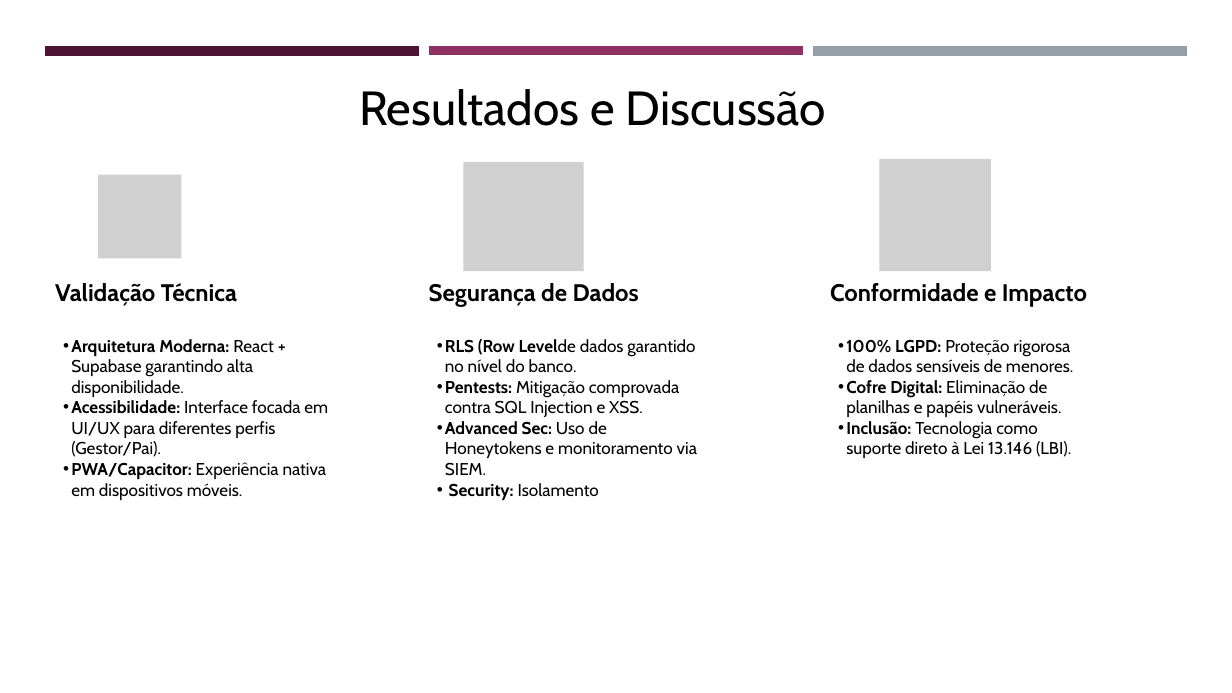
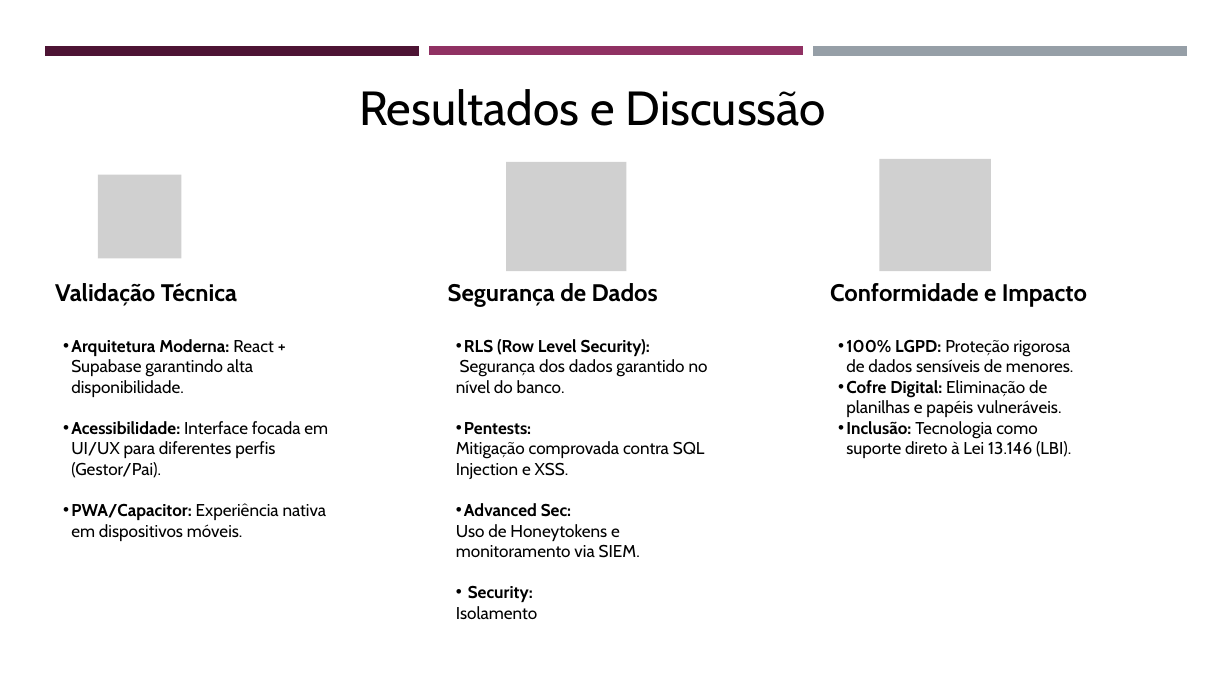
Before and after one commit to z12guilherme/gestao_atipicos, a slide deck: slide 14 of tcc/TCC - Slides.pptx. Drawn at 1232x693 pixels with LibreOffice and Linux fonts; fonts in the diff are those of the drawing; grey boxes stand for pictures. Boxes give left, top, right and bottom in pixels: in the first picture for what was removed or moved away, otherwise in the second. Text is boxed around its words. In the diff, an @@ line names an element or a change of style, - is before the commit and + after.

Commit message:
Alterando SLIDES

```diff
--- a/tcc/TCC - Slides.pptx
+++ b/tcc/TCC - Slides.pptx
@@ picture: place and size @@
-picture at box(463, 162, 583, 271)
+picture at box(506, 162, 626, 271)
@@ text "Validação Técnica" rewrapped from box(55, 283, 328, 500) to box(55, 283, 328, 541) @@
@@ text "Segurança de Dados": place and size @@
-text "Segurança de Dados" at box(429, 283, 697, 476)
+text "Segurança de Dados" at box(448, 283, 708, 620)
@@ text at box(456, 339, 708, 620): text changed @@
-  • RLS (Row Levelde dados garantido no nível do banco.
-  • Pentests: Mitigação comprovada contra SQL Injection e XSS.
-  • Advanced Sec: Uso de Honeytokens e monitoramento via SIEM.
-  • Security: Isolamento
+  • RLS (Row Level Security):
+  Segurança dos dados garantido no nível do banco.
+  • Pentests:
+  Mitigação comprovada contra SQL Injection e XSS.
+  • Advanced Sec:
+  Uso de Honeytokens e monitoramento via SIEM.
+  • Security:
+  Isolamento
```
Also in this commit, not shown: 1 other file.
